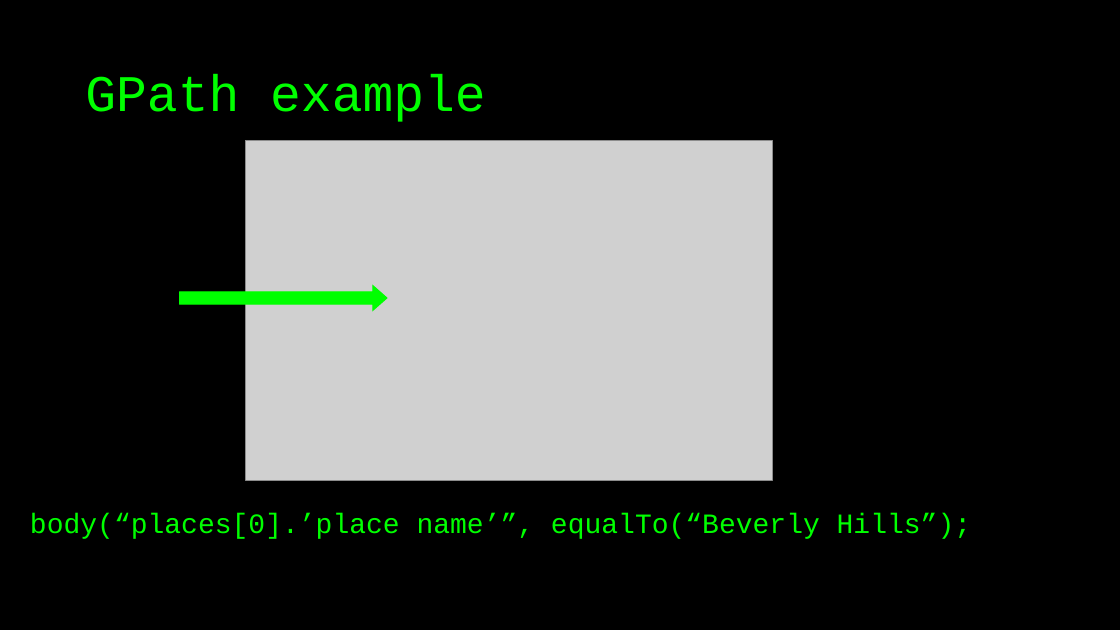
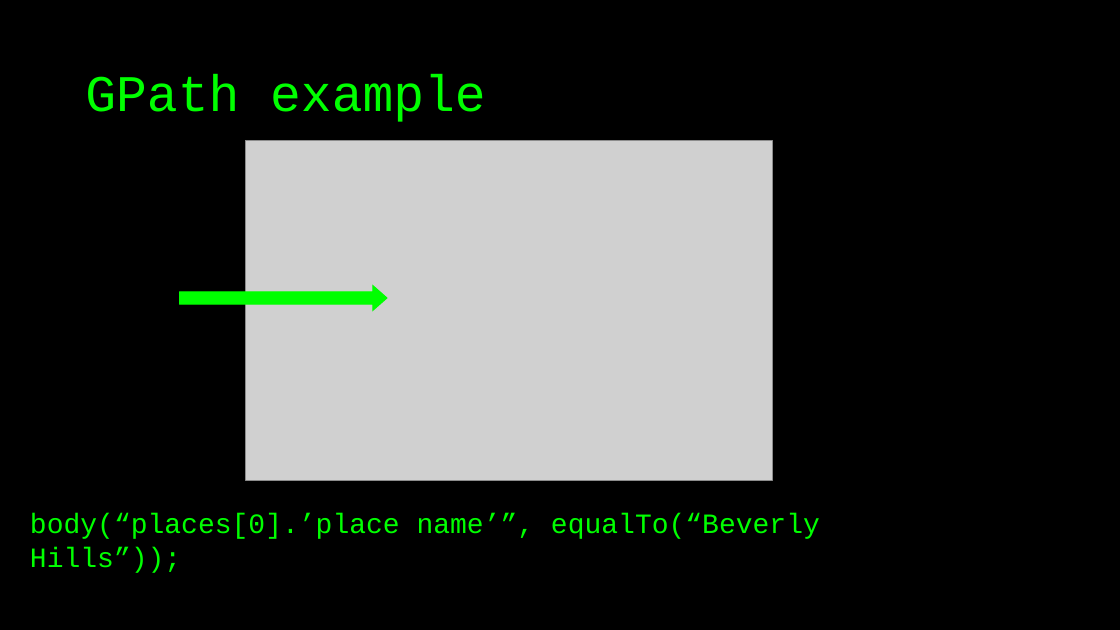
Before and after one commit to basdijkstra/rest-assured-workshop, a slide deck: slide 16 of RestAssuredWorkshop.pptx. Drawn at 1120x630 pixels with LibreOffice and Linux fonts; fonts in the diff are those of the drawing; grey boxes stand for pictures. Boxes give left, top, right and bottom in pixels: in the first picture for what was removed or moved away, otherwise in the second. Text is boxed around its words. In the diff, an @@ line names an element or a change of style, - is before the commit and + after.

Commit message:
Fixed typo in slides

```diff
--- a/RestAssuredWorkshop.pptx
+++ b/RestAssuredWorkshop.pptx
@@ text at [30,513,820,573]: text changed @@
-body(“places[0].’place name’”, equalTo(“Beverly Hills”);
+body(“places[0].’place name’”, equalTo(“Beverly Hills”));
```
